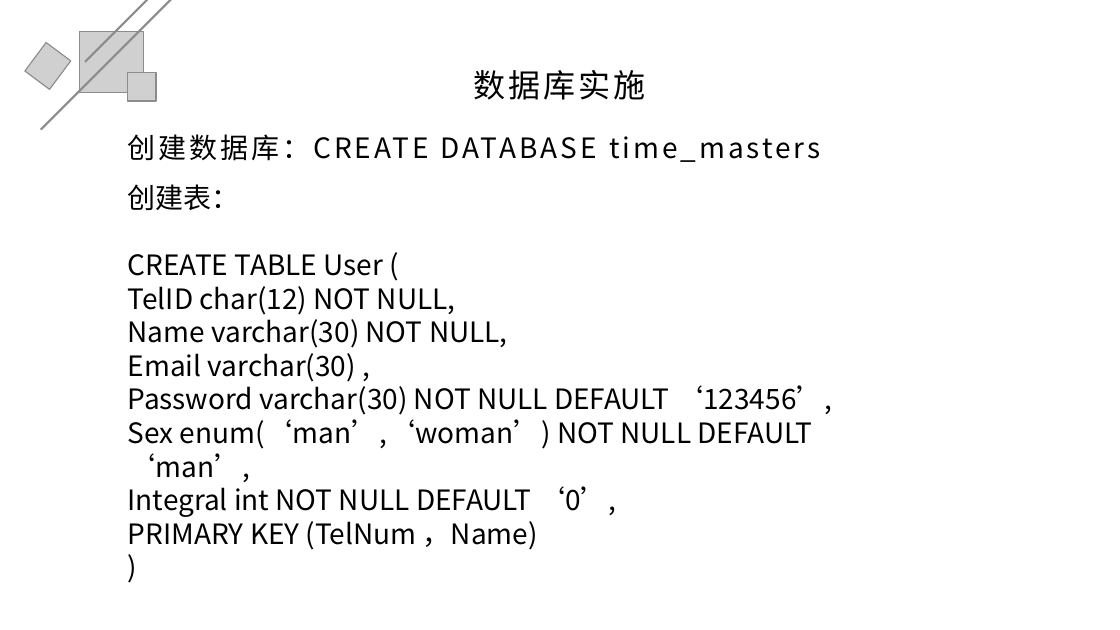
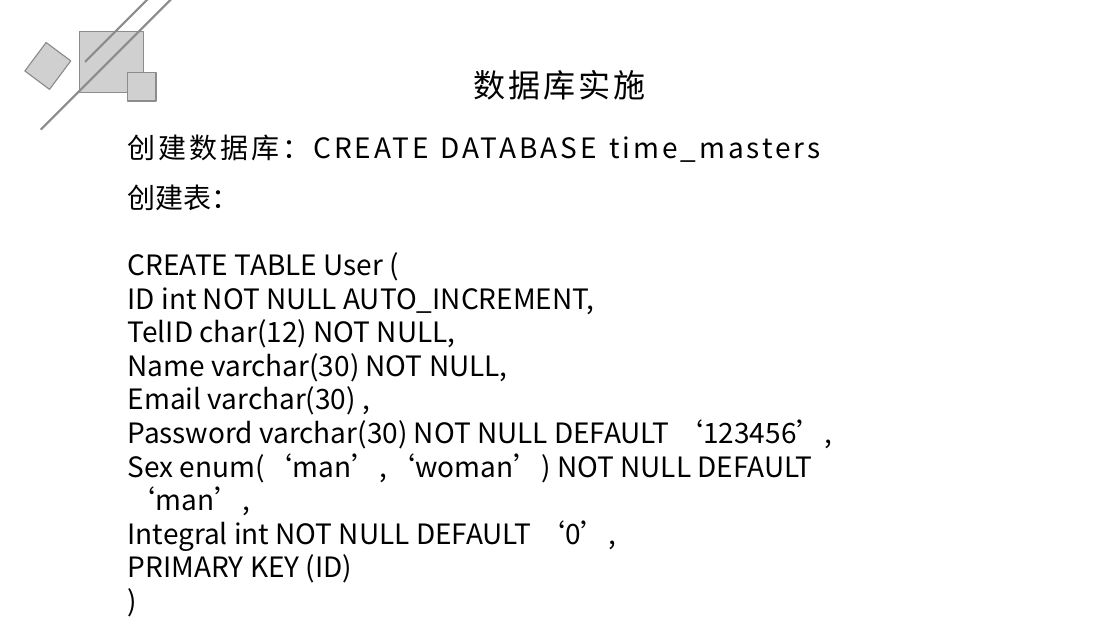
Before and after one commit to xubanxian233/teamProjiect, a slide deck: slide 27 of 文档/TimeMaster_数据库设计答辩.pptx (slide 24 before the commit). Drawn at 1120x630 pixels with LibreOffice and Linux fonts; fonts in the diff are those of the drawing; grey boxes stand for pictures. Boxes give left, top, right and bottom in pixels: in the first picture for what was removed or moved away, otherwise in the second. Text is boxed around its words. In the diff, an @@ line names an element or a change of style, - is before the commit and + after.

```diff
--- a/文档/TimeMaster_数据库设计答辩.pptx
+++ b/文档/TimeMaster_数据库设计答辩.pptx
@@ text at [128,287,593,314]: paragraph added @@
+ID int NOT NULL AUTO_INCREMENT,
@@ text at [128,549,352,583]: text changed @@
-PRIMARY KEY (TelNum ，Name)
+PRIMARY KEY (ID)
```
Also in this commit, not shown: 8 other slides changed, 3 slides added, 1 other file.
